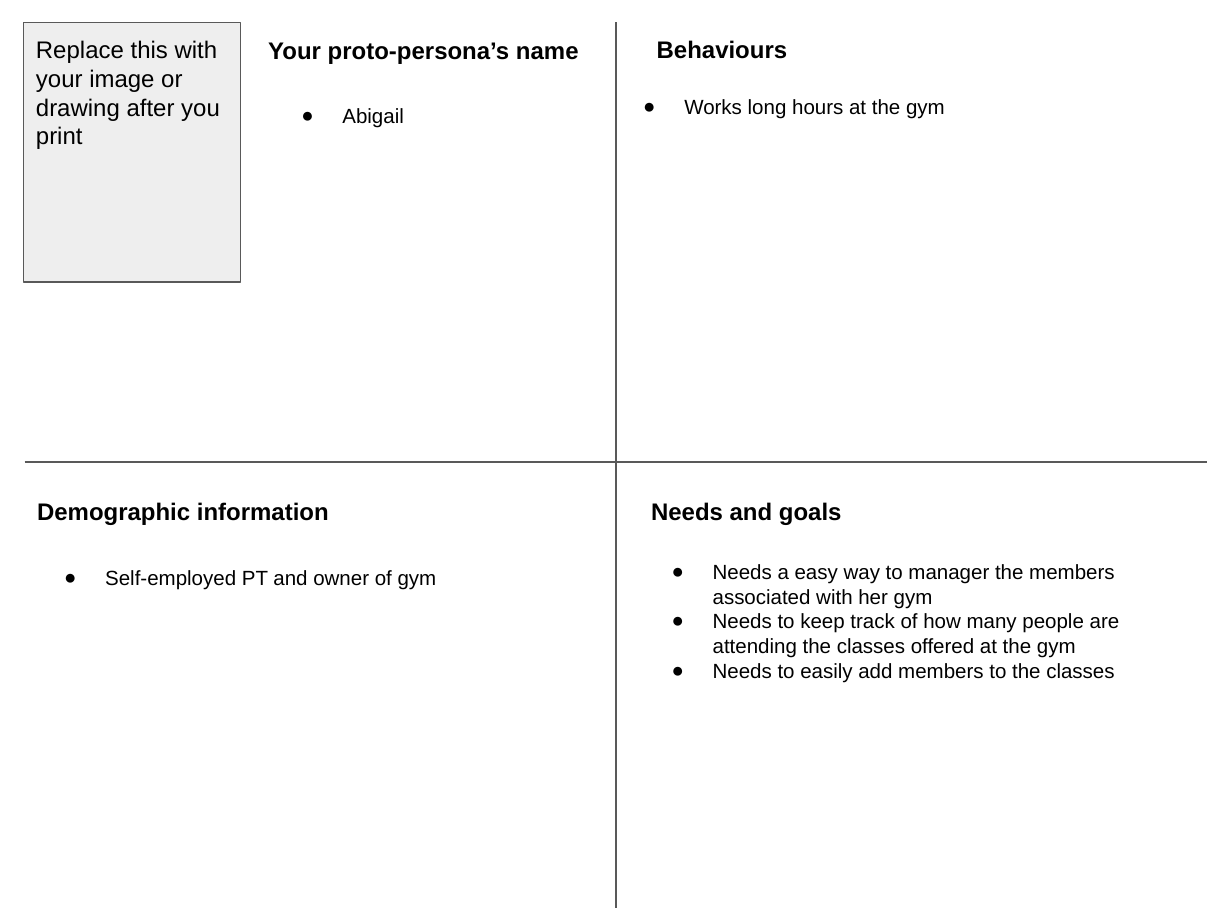
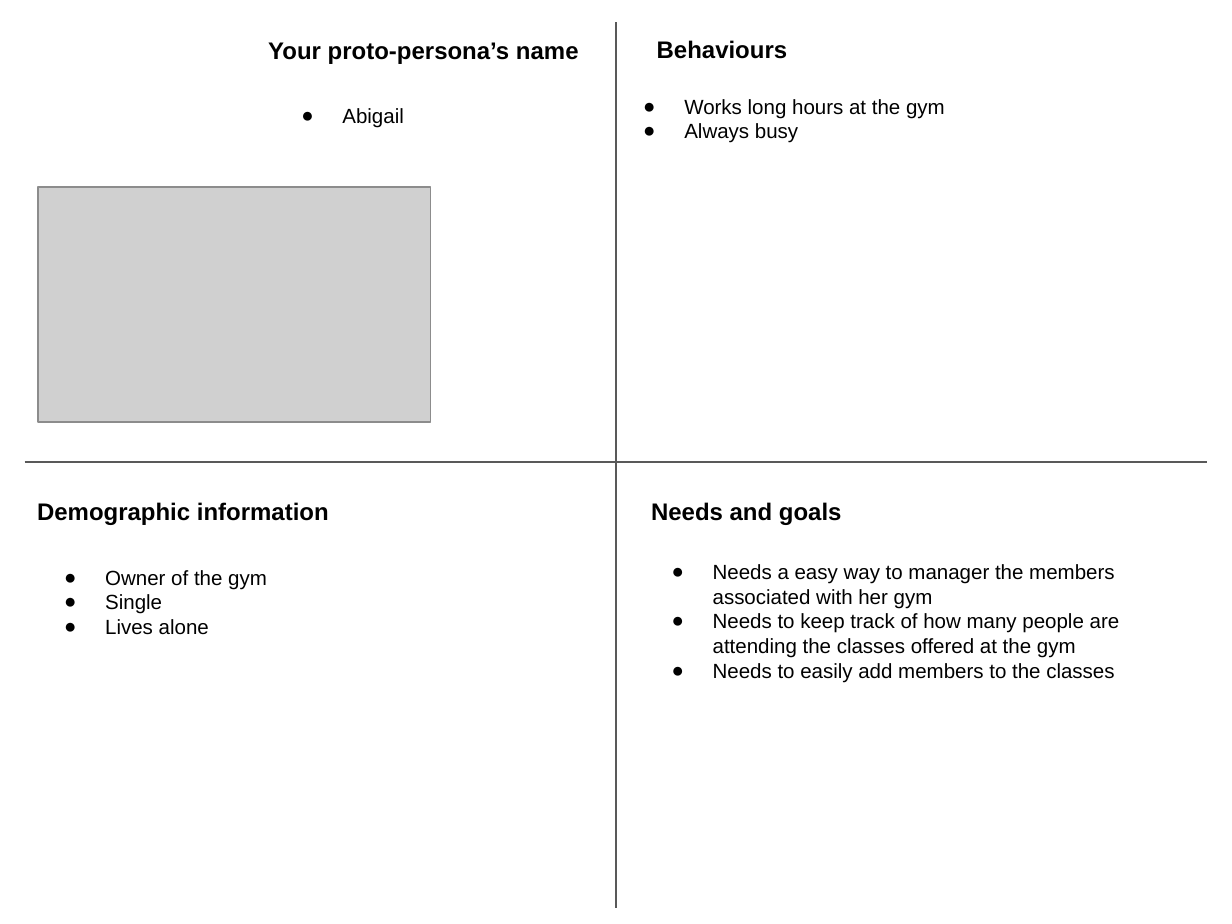
Before and after one commit to angelinalblyth/CodeClan-Gym-Project, a slide deck: slide 2 of Planning/Persona's /Proto-personas - Gym Owner.pptx. Drawn at 1232x924 pixels with LibreOffice and Linux fonts; fonts in the diff are those of the drawing; grey boxes stand for pictures. Boxes give left, top, right and bottom in pixels: in the first picture for what was removed or moved away, otherwise in the second. Text is boxed around its words. In the diff, an @@ line names an element or a change of style, - is before the commit and + after.

Commit message:
Added presentation slides

```diff
--- a/Planning/Persona's /Proto-personas - Gym Owner.pptx
+++ b/Planning/Persona's /Proto-personas - Gym Owner.pptx
@@ rectangle removed at [23, 22, 240, 282] @@
-Replace this with your image or drawing after you print
@@ text at [684, 123, 798, 143]: paragraph added @@
+● Always busy
@@ picture added at [38, 187, 431, 423] @@
@@ text at [105, 570, 267, 635]: text changed @@
-● Self-employed PT and owner of gym
+● Owner of the gym
+● Single
+● Lives alone
```
Also in this commit, not shown: 15 other files.
